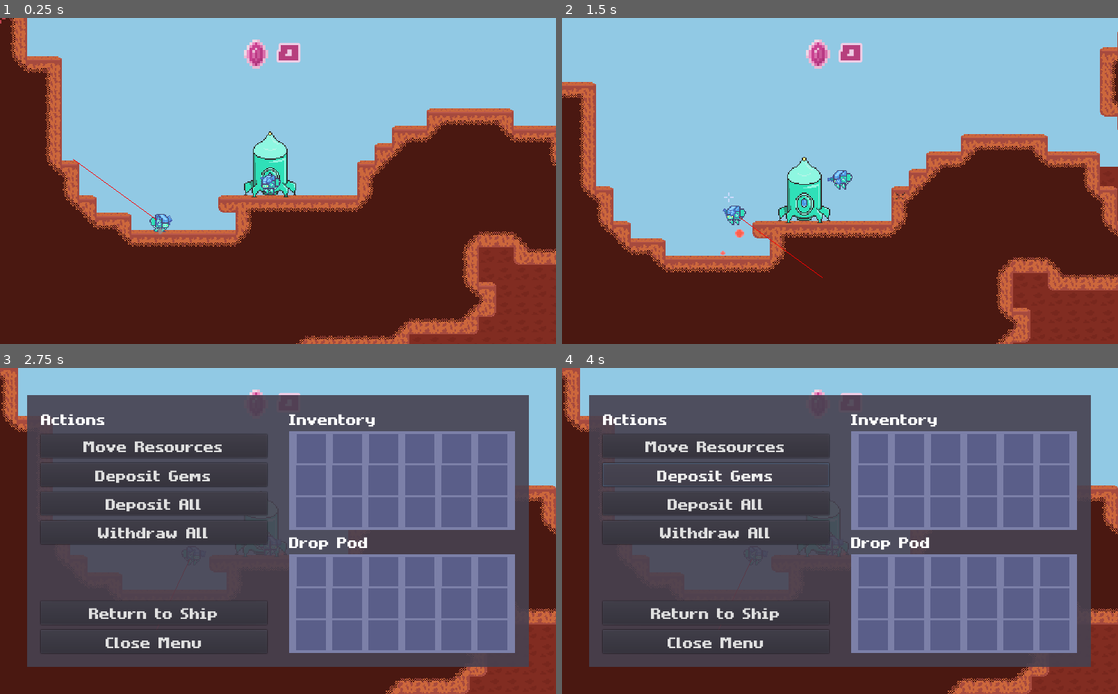
Above: before the commit, frames 1-4 (two rows, left to right).
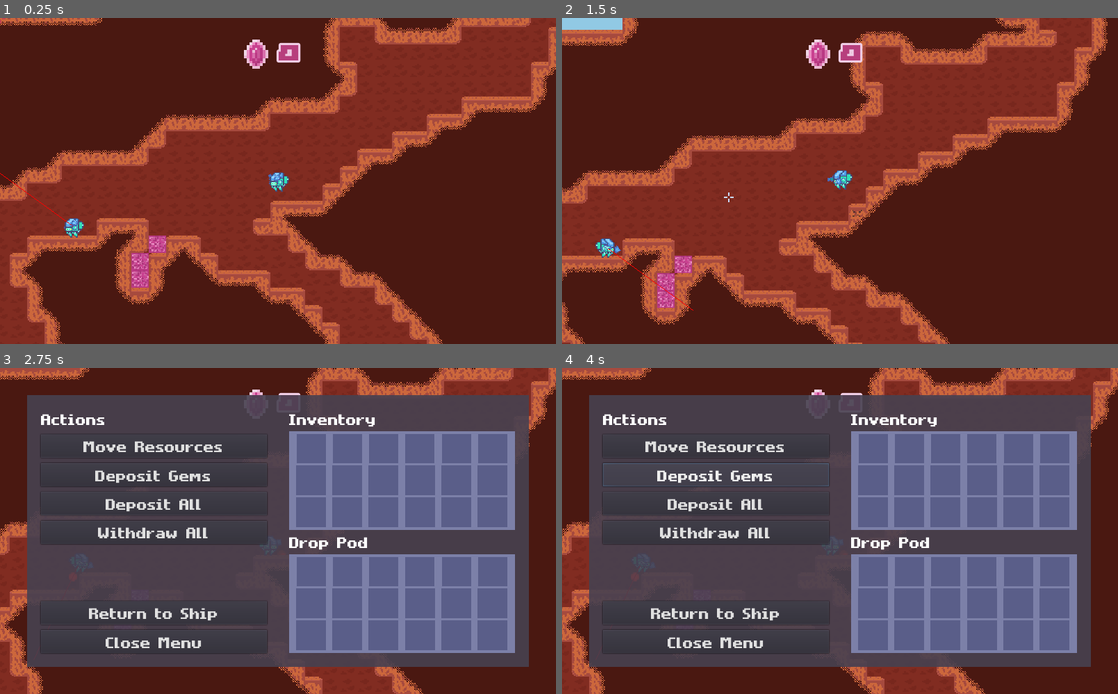
Above: after the commit, the same moments.

Repository: MichaelRRyan/Mecha-Miners
Game: Godot game, scene res://scenes/Gameplay.tscn
The game is run twice, just before and just after one commit, with the same random seed, the same clock (stepped at 60 frames per second) and the same inputs.
Inputs (mouse positions are in pixels of both pictures, inside the frame that each line leads up to):
- Up to frame 1 (0.25 s): no input
- Up to frame 2 (1.5 s): tap Enter at 0.5 s; move the mouse to (962, 164) at 0.52 s; press the mouse at (962, 164) at 0.53 s; hold D (move_right) 0.53-1.28 s; tap W (jump) at 0.77 s; move the mouse to (728, 197) at 1.27 s; release the mouse at (728, 197) at 1.28 s; hold A (move_left) from 1.28 s (still down); right-click (728, 197) at 1.35 s
- Up to frame 3 (2.75 s): tap W (jump) at 1.52 s; move the mouse to (333, 459) at 2.02 s; release A (move_left) at 2.03 s; hold D (move_right) from 2.03 s (still down); hold E (interact) from 2.03 s (still down)
- Up to frame 4 (4 s): release D (move_right) at 2.75 s; release E (interact) at 2.75 s; click "Move Resources" at 2.75 s; click "Deposit Gems" at 3.5 s

The runs differ from the first frame. In frame 1, 69% of the frame differs, in the area x 0-100%, y 0-100%; in frame 2, 72%; in frame 3, 17%; in frame 4, 17%.

Commit message:
Added mineral mining and separated behaviours into files

Diff:
--- a/project.godot
+++ b/project.godot
@@ -9,19 +9,49 @@
 config_version=4
 
 _global_script_classes=[ {
-"base": "Node2D",
-"class": "AIBehaviours",
+"base": "Node",
+"class": "Behaviour",
 "language": "GDScript",
-"path": "res://scripts/AIBehaviours.gd"
+"path": "res://scripts/ai/behaviours/Behaviour.gd"
+}, {
+"base": "Behaviour",
+"class": "DestroyCellBehaviour",
+"language": "GDScript",
+"path": "res://scripts/ai/behaviours/DestroyCellBehaviour.gd"
+}, {
+"base": "Behaviour",
+"class": "HarvestMineralsBehaviour",
+"language": "GDScript",
+"path": "res://scripts/ai/behaviours/HarvestMineralsBehaviour.gd"
+}, {
+"base": "Behaviour",
+"class": "IdleBehaviour",
+"language": "GDScript",
+"path": "res://scripts/ai/behaviours/IdleBehaviour.gd"
 }, {
 "base": "Reference",
 "class": "Inventory",
 "language": "GDScript",
 "path": "res://scripts/Inventory.gd"
+}, {
+"base": "Behaviour",
+"class": "PursueBehaviour",
+"language": "GDScript",
+"path": "res://scripts/ai/behaviours/PursueBehaviour.gd"
+}, {
+"base": "TileMap",
+"class": "Terrain",
+"language": "GDScript",
+"path": "res://scripts/Terrain.gd"
 } ]
 _global_script_class_icons={
-"AIBehaviours": "",
-"Inventory": ""
+"Behaviour": "",
+"DestroyCellBehaviour": "",
+"HarvestMineralsBehaviour": "",
+"IdleBehaviour": "",
+"Inventory": "",
+"PursueBehaviour": "",
+"Terrain": ""
 }
 
 [application]
@@ -39,7 +69,6 @@
 
 [display]
 
-window/size/fullscreen=true
 window/stretch/mode="2d"
 window/stretch/aspect="expand"
 
--- a/scenes/AIController.tscn
+++ b/scenes/AIController.tscn
@@ -1,6 +1,6 @@
 [gd_scene load_steps=3 format=2]
 
-[ext_resource path="res://scripts/AIController.gd" type="Script" id=1]
+[ext_resource path="res://scripts/ai/AIController.gd" type="Script" id=1]
 [ext_resource path="res://scripts/ai/MineralSensor.gd" type="Script" id=2]
 
 [node name="AIController" type="Node2D"]
--- a/scenes/Gameplay.tscn
+++ b/scenes/Gameplay.tscn
@@ -19,10 +19,10 @@
 script = ExtResource( 7 )
 
 [node name="SpawnPoint" type="Node2D" parent="PlayerManager"]
-position = Vector2( 64, 111 )
+position = Vector2( 199.695, 311.79 )
 
 [node name="Player" parent="PlayerManager" instance=ExtResource( 1 )]
-position = Vector2( 90.4262, 116.708 )
+position = Vector2( 197.906, 326.012 )
 is_human = true
 
 [node name="Camera2D" type="Camera2D" parent="PlayerManager/Player"]
@@ -32,7 +32,7 @@
 smoothing_enabled = true
 
 [node name="Player2" parent="PlayerManager" instance=ExtResource( 1 )]
-position = Vector2( -37.1231, 148.846 )
+position = Vector2( 10.9602, 353.907 )
 
 [node name="AIController" parent="PlayerManager/Player2" instance=ExtResource( 8 )]
 
--- a/scripts/AIBehaviours.gd
+++ /dev/null
@@ -1,94 +0,0 @@
-extends Node2D
-class_name AIBehaviours
-
-#---------------------------------------------------------------------------
-#-------------------------------------------------------------------------------
-class Behaviour:
-	extends Node
-
-	var _brain = null setget set_brain
-
-	#---------------------------------------------------------------------------
-	func set_brain(brain) -> void:
-		_brain = brain
-
-
-	#---------------------------------------------------------------------------
-	func _process(_delta : float) -> void:
-		pass
-
-
-#---------------------------------------------------------------------------
-#-------------------------------------------------------------------------------
-class IdleBehaviour:
-	extends Behaviour
-
-	#---------------------------------------------------------------------------
-	func _process(_delta : float) -> void:
-		pass
-
-
-#---------------------------------------------------------------------------
-#-------------------------------------------------------------------------------
-class PursueBehaviour:
-	extends Behaviour
-
-	var _terrain : TileMap = null
-	var _pathfinding : AStar2D = null
-
-	var _cell_size : Vector2 = Vector2.ZERO
-	var _cell_size_squared : float = 0.0
-	var _path : PoolIntArray
-	var _last_target : Vector2 = Vector2.ZERO
-
-
-	#---------------------------------------------------------------------------
-	func _ready():
-		var terrain_container = get_tree().get_nodes_in_group("terrain")
-		if not terrain_container.empty():
-			_terrain = terrain_container.front()
-			_pathfinding = _terrain.get_pathfinding()
-			_cell_size = _terrain.get_cell_size()
-			_cell_size_squared = _cell_size.length_squared()
-
-		var sensor : Node2D = _brain.find_node("MineralSensor")
-		if sensor:
-			sensor.connect("crystal_found", self, "_on_MineralSensor_crystal_found")
-
-
-	#---------------------------------------------------------------------------
-	func _process(delta : float) -> void:
-		var target = _brain.subject.get_target()
-
-		if target != _last_target:
-			_last_target = target
-
-			var subject_point = _pathfinding.get_closest_point(_brain.subject.position)
-			var target_point = _pathfinding.get_closest_point(target)
-			_path = _pathfinding.get_id_path(subject_point, target_point)
-
-		if _path and _path.size() > 1:
-
-			var next_pos = _pathfinding.get_point_position(_path[1])
-			var dist_squared = (next_pos - _brain.subject.position).length_squared()
-
-			if dist_squared < _cell_size_squared:
-				_path.remove(0)
-
-			if _path.size() > 1:
-				next_pos = _pathfinding.get_point_position(_path[1])
-
-				_brain.subject.direction = sign(next_pos.x - _brain.subject.position.x)
-
-				if next_pos.y < _brain.subject.position.y:
-					_brain.subject.thrust_jetpack(delta)
-			else:
-				_brain.subject.direction = 0.0
-
-
-	#---------------------------------------------------------------------------
-	func _on_MineralSensor_crystal_found(cell_position):
-		_brain.subject.set_target(_terrain.map_to_world(cell_position))
-
-
-#-------------------------------------------------------------------------------
--- a/scripts/Drill.gd
+++ b/scripts/Drill.gd
@@ -29,3 +29,8 @@
 
 
 # -----------------------------------------------------------------------------
+func _ready():
+	tool_type = Type.DRILL
+
+
+# -----------------------------------------------------------------------------
--- a/scripts/Gun.gd
+++ b/scripts/Gun.gd
@@ -30,6 +30,8 @@
 
 # -----------------------------------------------------------------------------
 func _ready():
+	tool_type = Type.GUN
+
 	var managers = get_tree().get_nodes_in_group("bullet_manager")
 	if managers and not managers.empty():
 		bullet_manager = managers[0]
--- a/scripts/Terrain.gd
+++ b/scripts/Terrain.gd
@@ -1,4 +1,5 @@
 extends TileMap
+class_name Terrain
 
 onready var CrystalShard = preload("res://scenes/CrystalShard.tscn")
 
@@ -29,6 +30,15 @@
 var crystal_container = null
 var _pathfinding : AStar2D = AStar2D.new()
 
+
+# -----------------------------------------------------------------------------
+func is_mineral(cell_position : Vector2) -> bool:
+	return TileType.Crystal == get_cellv(cell_position)
+
+
+# -----------------------------------------------------------------------------
+func map_to_world_centred(cell_position : Vector2) -> Vector2:
+	return map_to_world(cell_position) + (get_cell_size() * 0.5)
 
 
 # -----------------------------------------------------------------------------
--- a/scripts/AIController.gd
+++ b/scripts/ai/AIController.gd
@@ -1,7 +1,17 @@
-extends AIBehaviours # So we can access all behaviours without prefix.
+extends Node2D
 
 var subject : Node2D = null
 var _behaviour_stack : Array = []
+
+
+#-------------------------------------------------------------------------------
+func set_target(new_target : Vector2) -> void:
+	subject.set_target(new_target)
+
+
+#-------------------------------------------------------------------------------
+func get_target() -> Vector2:
+	return subject.get_target()
 
 
 #-------------------------------------------------------------------------------
@@ -20,12 +30,15 @@
 	if not _behaviour_stack.empty():
 
 		var behaviour = _behaviour_stack.pop_back()
+		#print("AI " + subject.name + " exiting " + behaviour.get_class())
 		_disable(behaviour)
 		behaviour.queue_free()
 
 		# If still not empty.
 		if not _behaviour_stack.empty():
 			_set_as_current(_behaviour_stack.back())
+		else:
+			add_behaviour(IdleBehaviour.new())
 
 
 #-------------------------------------------------------------------------------
@@ -37,7 +50,7 @@
 
 #-------------------------------------------------------------------------------
 func _set_as_current(behaviour : Behaviour) -> void:
-	behaviour.owner = self
+	#print("AI " + subject.name + " entering " + behaviour.get_class())
 	behaviour.set_brain(self)
 	add_child(behaviour)
 
@@ -50,7 +63,7 @@
 #-------------------------------------------------------------------------------
 func _ready() -> void:
 	subject = get_parent()
-	add_behaviour(PursueBehaviour.new())
+	add_behaviour(IdleBehaviour.new())
 
 
 #-------------------------------------------------------------------------------
--- a/scripts/ai/MineralSensor.gd
+++ b/scripts/ai/MineralSensor.gd
@@ -1,6 +1,6 @@
 extends Node2D
 
-signal crystal_found(cell_position)
+signal mineral_found(mineral_cell)
 
 var _terrain : TileMap = null
 
@@ -24,7 +24,7 @@
 		var cell_pos = _terrain.world_to_map(pos)
 
 		if _terrain.get_cellv(cell_pos) == _terrain.TileType.Crystal:
-			emit_signal("crystal_found", cell_pos)
+			emit_signal("mineral_found", cell_pos)
 
 	update()
 
--- /dev/null
+++ b/scripts/ai/behaviours/Behaviour.gd
@@ -0,0 +1,17 @@
+class_name Behaviour
+extends Node
+
+var _brain = null setget set_brain
+
+
+#-------------------------------------------------------------------------------
+func set_brain(brain) -> void:
+	_brain = brain
+
+
+#-------------------------------------------------------------------------------
+func get_class() -> String:
+	return "Behaviour"
+
+
+#-------------------------------------------------------------------------------
--- /dev/null
+++ b/scripts/ai/behaviours/DestroyCellBehaviour.gd
@@ -0,0 +1,52 @@
+class_name DestroyCellBehaviour
+extends Behaviour
+
+signal cell_destroyed()
+
+
+var _terrain = null
+
+var _target_cell = Vector2.ZERO
+var _previous_target = null
+var _mech_arms = null
+
+
+#-------------------------------------------------------------------------------
+func _init(target_cell):
+	_target_cell = target_cell
+
+
+#-------------------------------------------------------------------------------
+func _ready():
+	var terrain_container = get_tree().get_nodes_in_group("terrain")
+	if not terrain_container.empty():
+		_terrain = terrain_container.front()
+
+	_previous_target = _brain.subject.get_target()
+	_brain.subject.set_target(_terrain.map_to_world_centred(_target_cell))
+
+	_mech_arms = _brain.subject.find_node("Arms")
+	if _mech_arms == null:
+		print_debug("Unable to find mech arms node")
+		_brain.subject.set_target(_previous_target)
+		_brain.pop_behaviour()
+
+
+#-------------------------------------------------------------------------------
+func _process(_delta):
+	_mech_arms.equipped1.activate()
+	_mech_arms.equipped2.activate()
+
+	var type = _terrain.get_cellv(_target_cell)
+	if type == _terrain.TileType.Empty or type == _terrain.TileType.Background:
+		_brain.subject.set_target(_previous_target)
+		_brain.pop_behaviour()
+		emit_signal("cell_destroyed")
+
+
+#-------------------------------------------------------------------------------
+func get_class() -> String:
+	return "DestroyCellBehaviour"
+
+
+#-------------------------------------------------------------------------------
--- /dev/null
+++ b/scripts/ai/behaviours/HarvestMineralsBehaviour.gd
@@ -0,0 +1,58 @@
+class_name HarvestMineralsBehaviour
+extends Behaviour
+
+var _terrain : Terrain = null
+var _spotted_minerals = []
+
+
+#-------------------------------------------------------------------------------
+func _init(mineral_cell : Vector2) -> void:
+	_spotted_minerals.append(mineral_cell)
+
+
+#-------------------------------------------------------------------------------
+func _ready() -> void:
+	var terrain_container = get_tree().get_nodes_in_group("terrain")
+	if not terrain_container.empty():
+		_terrain = terrain_container.front()
+
+	var sensor : Node2D = _brain.find_node("MineralSensor")
+	if sensor:
+		var _v = sensor.connect("mineral_found", self, "_on_MineralSensor_mineral_found")
+
+
+#-------------------------------------------------------------------------------
+func _on_MineralSensor_mineral_found(mineral_position : Vector2) -> void:
+	_spotted_minerals.append(mineral_position)
+
+
+#-------------------------------------------------------------------------------
+func _process(_delta : float) -> void:
+	var mineral_found = false
+
+	for mineral in _spotted_minerals:
+		# Checks the cell is still a mineral.
+		if _terrain.is_mineral(mineral):
+			_brain.set_target(_terrain.map_to_world_centred(mineral))
+			var pursue : PursueBehaviour = PursueBehaviour.new()
+			var _r = pursue.connect("target_reached", self, "_on_PursueBehaviour_target_reached")
+			_brain.add_behaviour(pursue)
+			mineral_found = true
+			break
+
+	if not mineral_found:
+		_brain.pop_behaviour()
+
+
+#-------------------------------------------------------------------------------
+func _on_PursueBehaviour_target_reached() -> void:
+	var target_cell = _terrain.world_to_map(_brain.subject.get_target())
+	_brain.add_behaviour(DestroyCellBehaviour.new(target_cell))
+
+
+#-------------------------------------------------------------------------------
+func get_class() -> String:
+	return "HarvestMineralsBehaviour"
+
+
+#-------------------------------------------------------------------------------
--- /dev/null
+++ b/scripts/ai/behaviours/IdleBehaviour.gd
@@ -0,0 +1,23 @@
+class_name IdleBehaviour
+extends Behaviour
+
+
+#---------------------------------------------------------------------------
+func _ready():
+	var sensor : Node2D = _brain.find_node("MineralSensor")
+	if sensor:
+		var _v = sensor.connect("mineral_found", self, "_on_MineralSensor_mineral_found")
+
+
+#-------------------------------------------------------------------------------
+func _on_MineralSensor_mineral_found(mineral_cell):
+	if get_parent() != null:
+		_brain.change_behaviour(HarvestMineralsBehaviour.new(mineral_cell))
+
+
+#---------------------------------------------------------------------------
+func get_class() -> String:
+	return "IdleBehaviour"
+
+
+#-------------------------------------------------------------------------------
--- /dev/null
+++ b/scripts/ai/behaviours/PursueBehaviour.gd
@@ -0,0 +1,62 @@
+class_name PursueBehaviour
+extends Behaviour
+
+signal target_reached()
+
+
+var _pathfinding : AStar2D = null
+
+var _cell_size : Vector2 = Vector2.ZERO
+var _cell_size_squared : float = 0.0
+var _path : PoolIntArray
+var _last_target : Vector2 = Vector2.ZERO
+
+
+#-------------------------------------------------------------------------------
+func _ready():
+	var terrain_container = get_tree().get_nodes_in_group("terrain")
+	if not terrain_container.empty():
+		var terrain = terrain_container.front()
+		_pathfinding = terrain.get_pathfinding()
+		_cell_size = terrain.get_cell_size()
+		_cell_size_squared = _cell_size.length_squared()
+
+
+#-------------------------------------------------------------------------------
+func _process(delta : float) -> void:
+	var target = _brain.subject.get_target()
+
+	if target != _last_target:
+		_last_target = target
+
+		var subject_point = _pathfinding.get_closest_point(_brain.subject.position)
+		var target_point = _pathfinding.get_closest_point(target)
+		_path = _pathfinding.get_id_path(subject_point, target_point)
+
+	if _path and _path.size() > 1:
+
+		var next_pos = _pathfinding.get_point_position(_path[1])
+		var dist_squared = (next_pos - _brain.subject.position).length_squared()
+
+		if dist_squared < _cell_size_squared:
+			_path.remove(0)
+
+		if _path.size() > 1:
+			next_pos = _pathfinding.get_point_position(_path[1])
+
+			_brain.subject.direction = sign(next_pos.x - _brain.subject.position.x)
+
+			if next_pos.y < _brain.subject.position.y:
+				_brain.subject.thrust_jetpack(delta)
+	else:
+		_brain.subject.direction = 0.0
+		_brain.pop_behaviour()
+		emit_signal("target_reached")
+
+
+#-------------------------------------------------------------------------------
+func get_class() -> String:
+	return "PursueBehaviour"
+
+
+#-------------------------------------------------------------------------------
--- a/scripts/equipment/Tool.gd
+++ b/scripts/equipment/Tool.gd
@@ -1,7 +1,14 @@
 extends Node2D
+
+enum Type {
+	NULL,
+	DRILL,
+	GUN,
+}
 
 export var automatic = false
 
+var tool_type = Type.NULL
 var _holder = null
 
 
